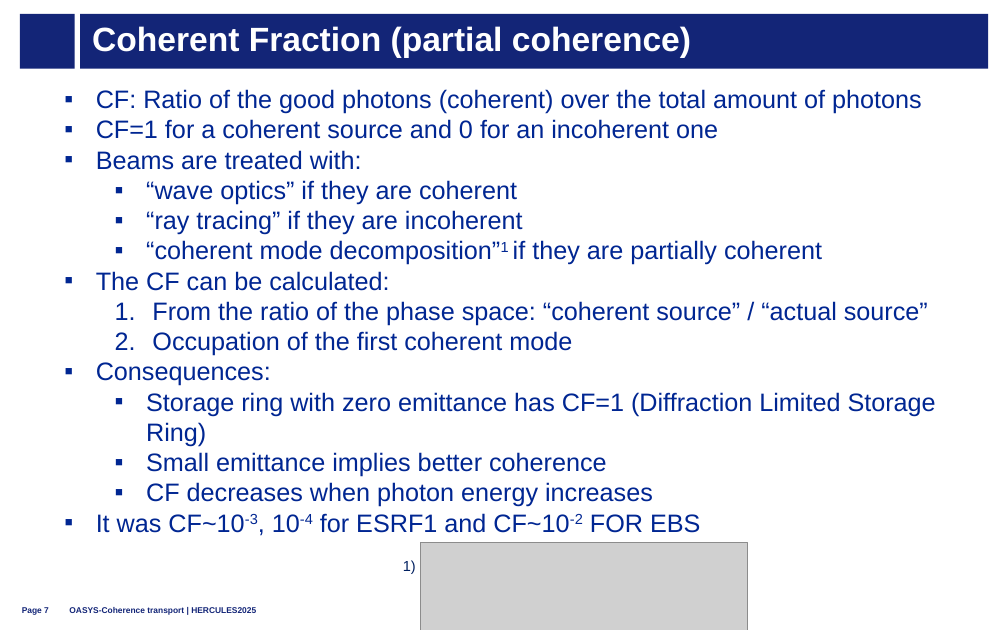
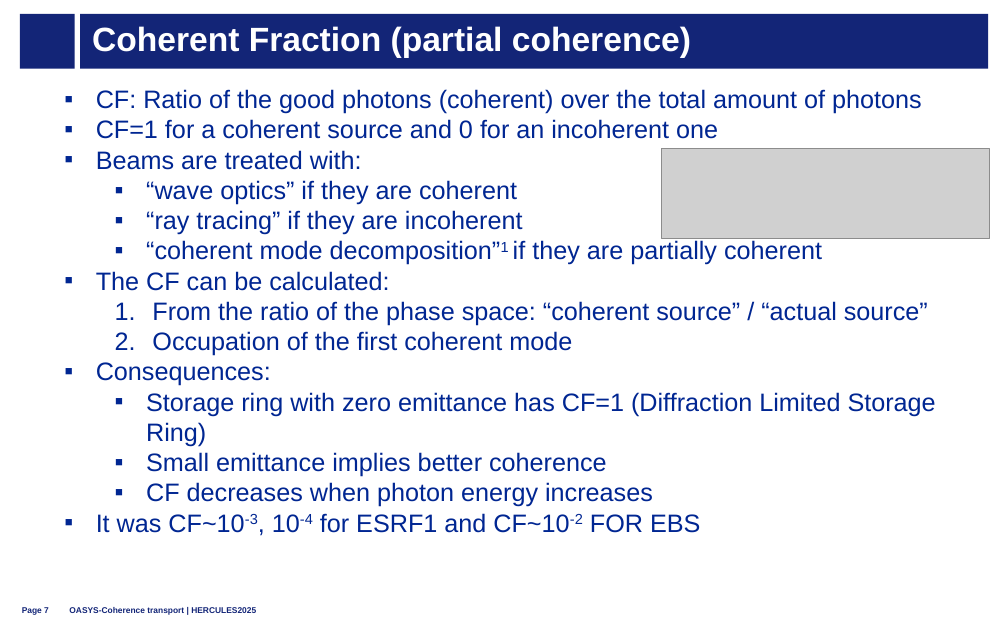
Before and after one commit to oasys-esrf-kit/oasys_hercules_2025, a slide deck: slide 7 of hercules2025_D_coherence_transport.pptx. Drawn at 1008x630 pixels with LibreOffice and Linux fonts; fonts in the diff are those of the drawing; grey boxes stand for pictures; background and template pictures are left out. Boxes give left, top, right and bottom in pixels: in the first picture for what was removed or moved away, otherwise in the second. Text is boxed around its words. In the diff, an @@ line names an element or a change of style, - is before the commit and + after.

```diff
--- a/hercules2025_D_coherence_transport.pptx
+++ b/hercules2025_D_coherence_transport.pptx
@@ picture: place and size @@
-picture at <box>420,542,748,630</box>
+picture at <box>662,148,990,239</box>
@@ text removed at <box>403,560,416,574</box> @@
-1)
```
Also in this commit, not shown: 1 other slide changed, 1 other file.
